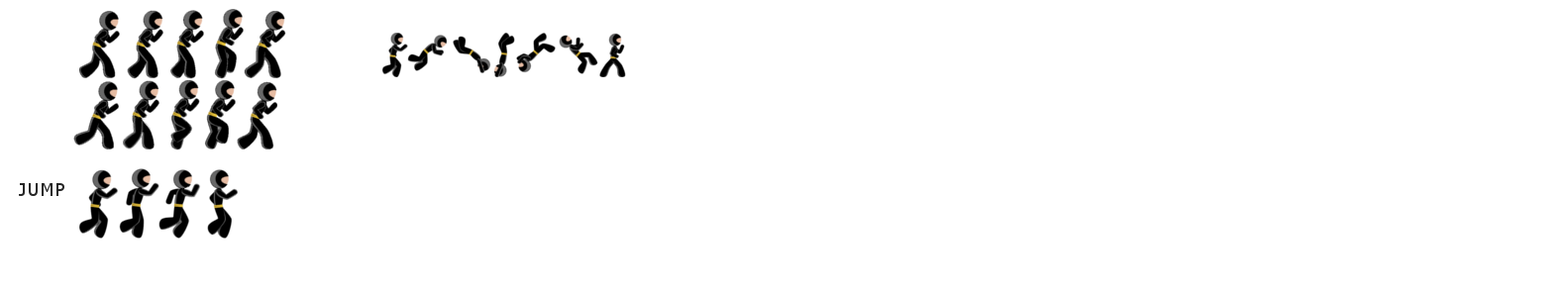
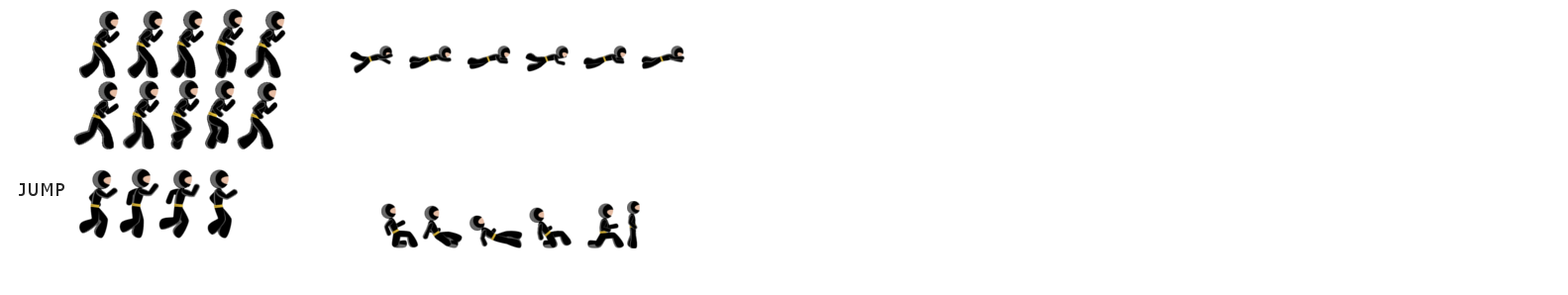
Comparing the layer stacks of the two 1568 × 295 images. Changes:
added group "small swim copy" with 6 layers above "Layer Group" over [349, 44, 686, 75]
added layer "1" in group "small swim copy" over [349, 44, 395, 75]
added layer "2" in group "small swim copy" over [408, 44, 452, 70]
added layer "3" in group "small swim copy" over [466, 44, 512, 71]
added layer "4" in group "small swim copy" over [524, 44, 570, 73]
added layer "5" in group "small swim copy" over [582, 44, 628, 71]
added layer "6" in group "small swim copy" over [640, 44, 686, 70]
added layer "arm" above "legg" over [627, 201, 640, 249]
added layer "slide" above "turn" over [381, 203, 625, 249]
painted on "turn" over [374, 32, 628, 78]
painted on "Layer" over [349, 32, 686, 249]
